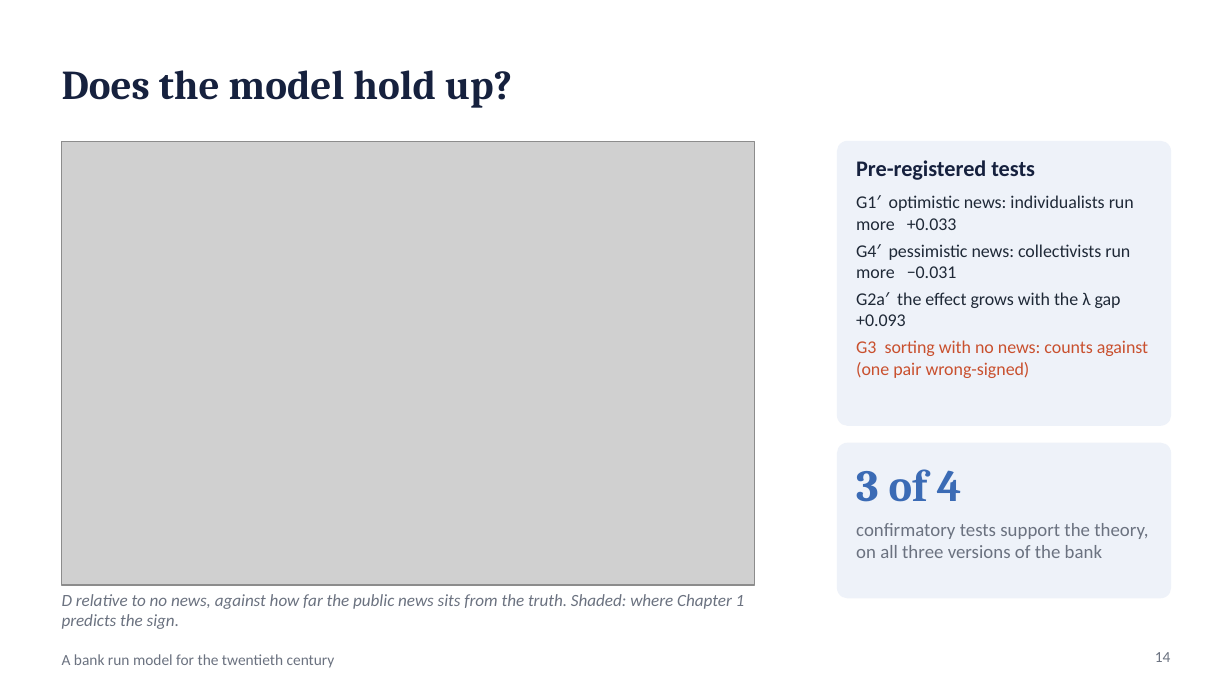
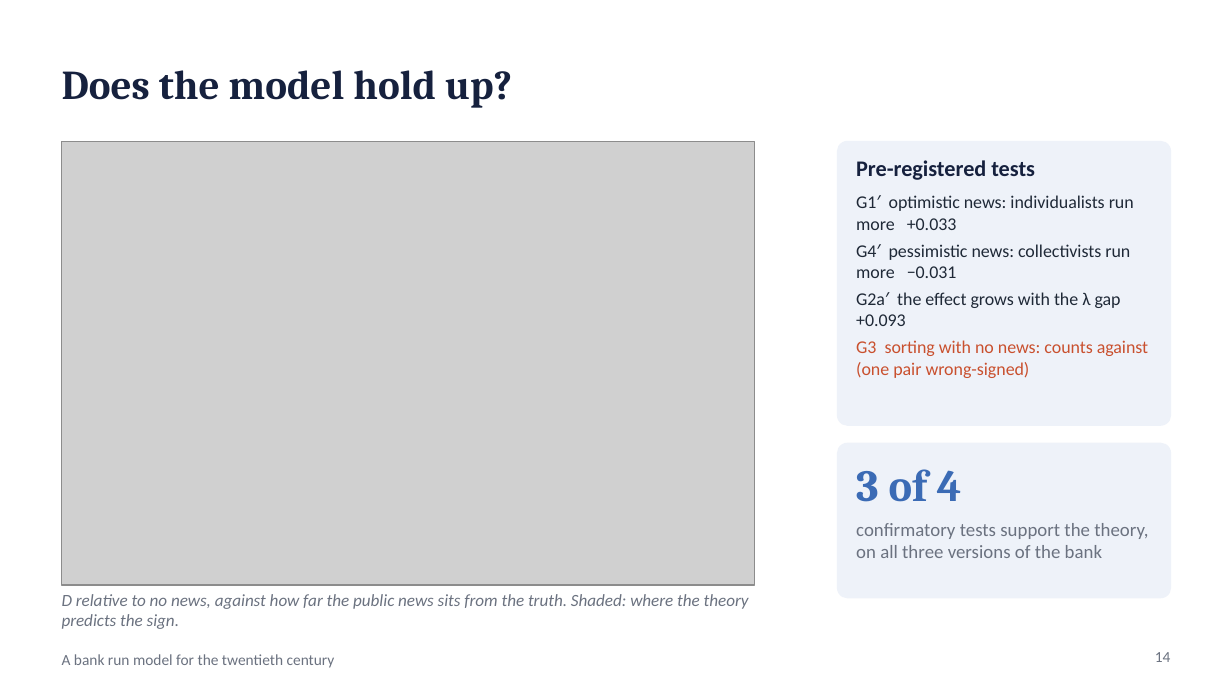
Before and after one commit to wlstover/BankRuns5, a slide deck: slide 14 of docs/deck_2026-10-26_seminar.pptx. Drawn at 1232x693 pixels with LibreOffice and Linux fonts; fonts in the diff are those of the drawing; grey boxes stand for pictures. Boxes give left, top, right and bottom in pixels: in the first picture for what was removed or moved away, otherwise in the second. Text is boxed around its words. In the diff, an @@ line names an element or a change of style, - is before the commit and + after.

```diff
--- a/docs/deck_2026-10-26_seminar.pptx
+++ b/docs/deck_2026-10-26_seminar.pptx
@@ text at <box>62,594,749,629</box>: text changed @@
-D relative to no news, against how far the public news sits from the truth. Shaded: where Chapter 1 predicts the sign.
+D relative to no news, against how far the public news sits from the truth. Shaded: where the theory predicts the sign.
```
Also in this commit, not shown: 2 other slides changed, 2 other files.
